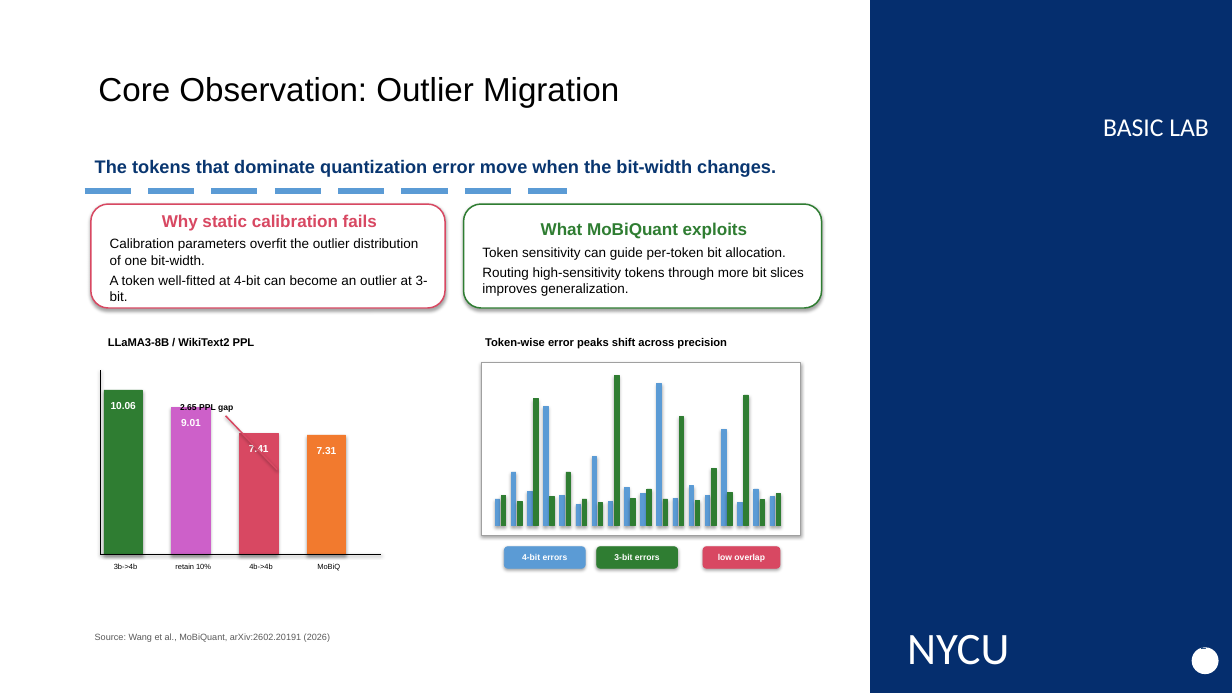
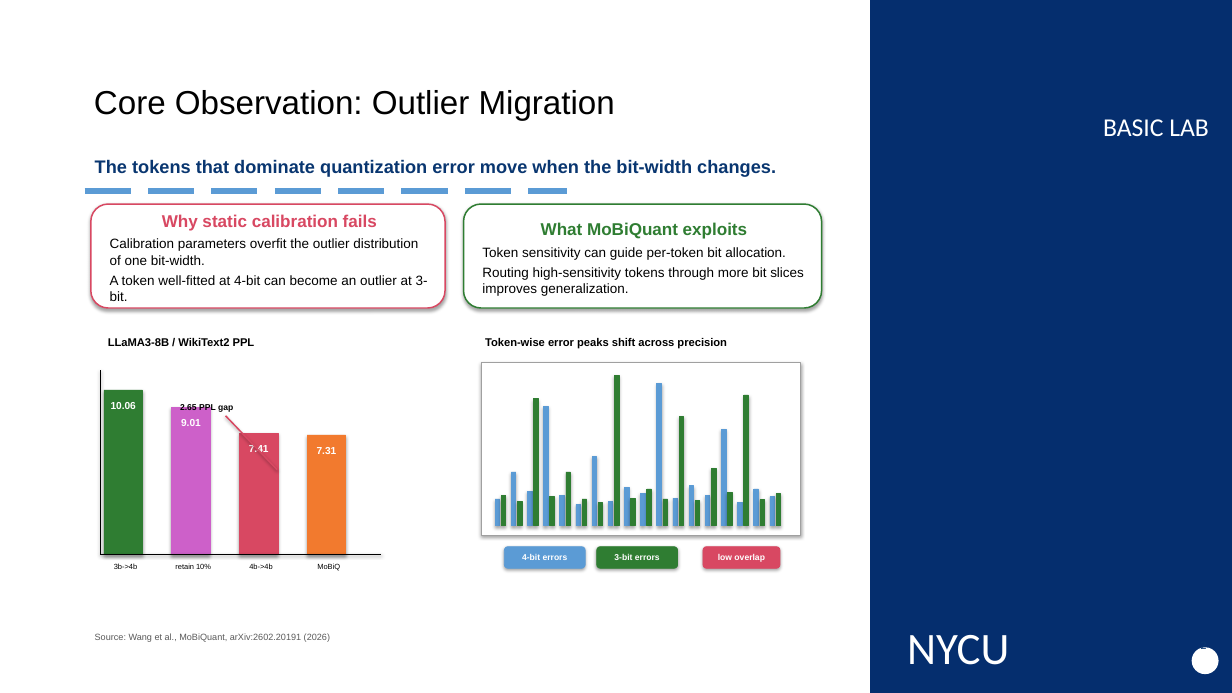
Before and after one commit to weige15/mixed_precision, a slide deck: slide 2 of mobiquant_deck/mobiquant_summary.pptx. Drawn at 1232x693 pixels with LibreOffice and Linux fonts; fonts in the diff are those of the drawing; background and template pictures are left out. Boxes give left, top, right and bottom in pixels: in the first picture for what was removed or moved away, otherwise in the second. Text is boxed around its words. In the diff, an @@ line names an element or a change of style, - is before the commit and + after.

```diff
--- a/mobiquant_deck/mobiquant_summary.pptx
+++ b/mobiquant_deck/mobiquant_summary.pptx
@@ title "Core Observation: Outlier Migration": place and size @@
-title "Core Observation: Outlier Migration" at (98,77,619,108)
+title "Core Observation: Outlier Migration" at (94,90,615,121)
@@ title "Core Observation: Outlier Migration" at (94,90,615,121): line spacing 1 to 0.9; vertical alignment top to middle @@
```
Also in this commit, not shown: 3 other slides changed, 22 other files.
